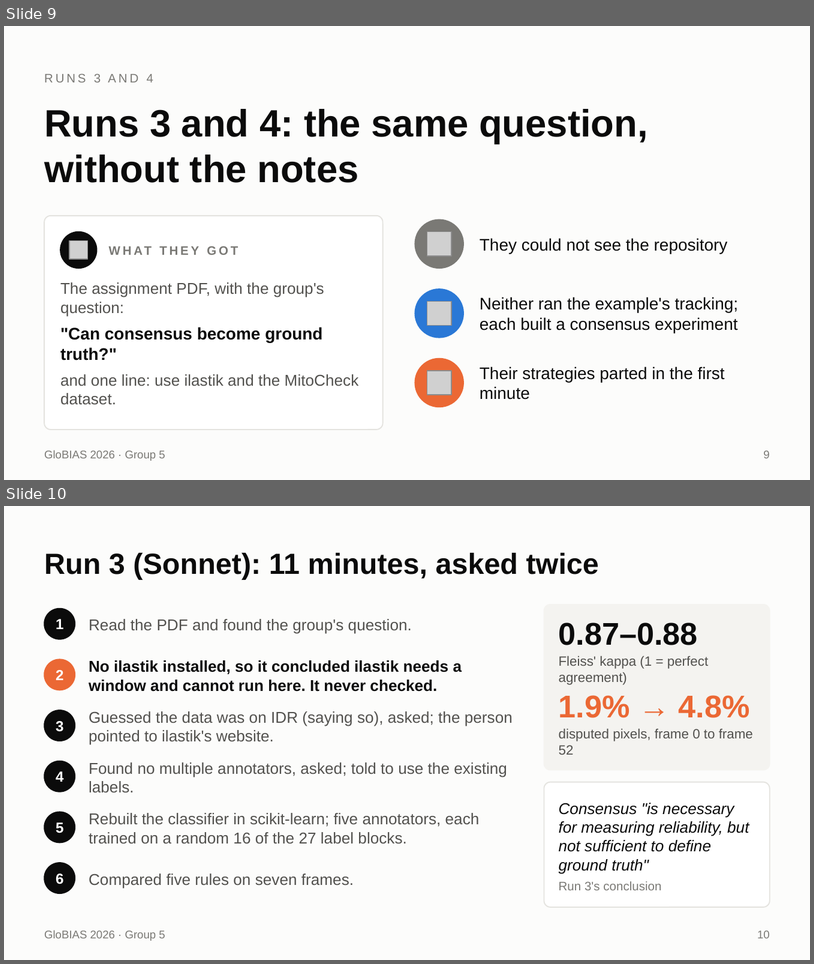
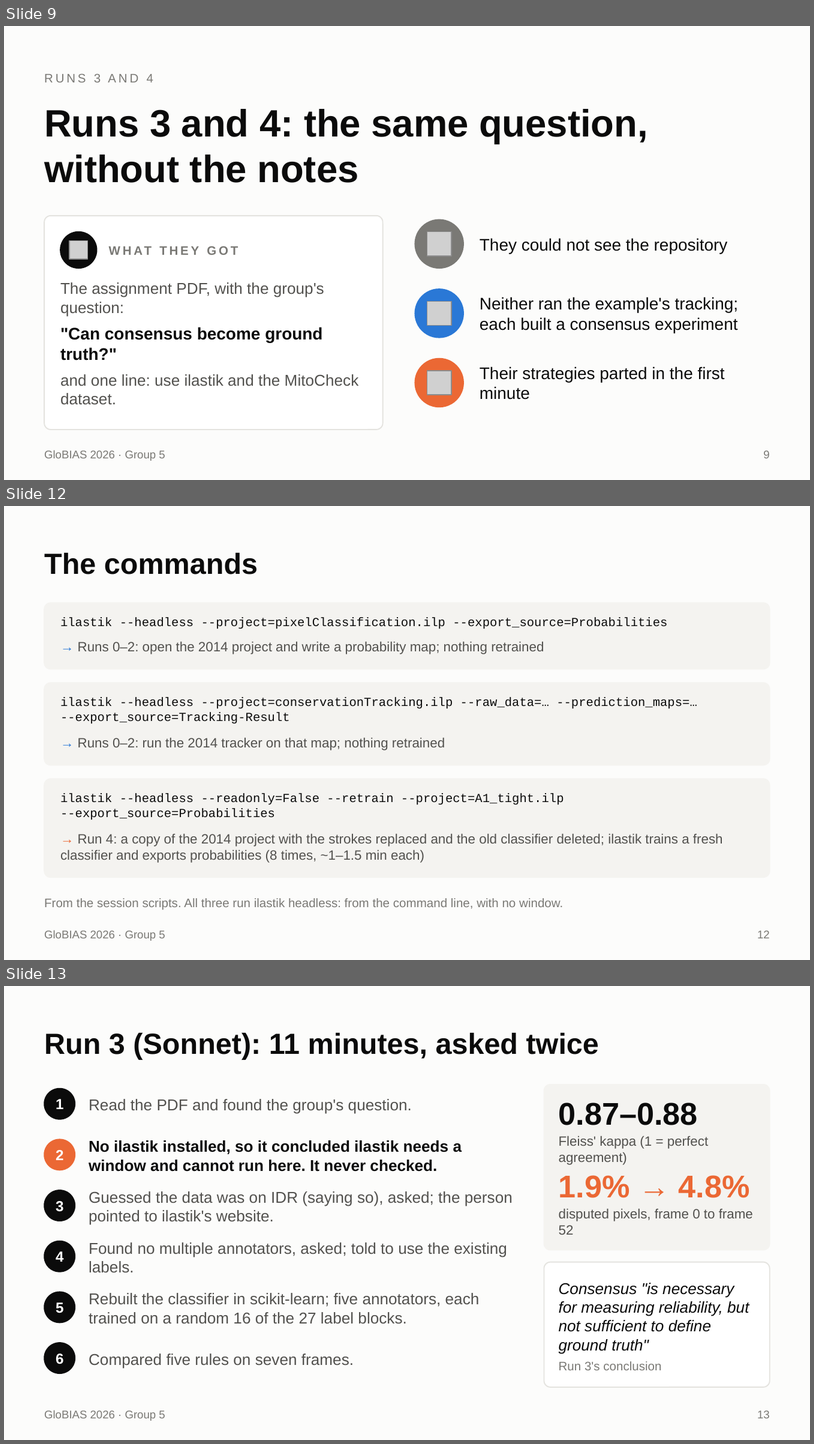
Before and after one commit to globias-2026-group5/globias-2026-group5.github.io, a slide deck: talk/ilastik-five-sessions-long.pptx. Shown one above the other, each under a label of ours: slides 9 and 10 before the commit, slides 9, 12 and 13 after it; the slides between them are not shown. The pictures are 814x964 and 814x1444 pixels, drawn with LibreOffice and Linux fonts; fonts in the diff are those of the drawing; grey boxes stand for pictures. Boxes give left, top, right and bottom in pixels: in the first picture for what was removed or moved away, otherwise in the second. Text is boxed around its words. In the diff, an @@ line names an element or a change of style, - is before the commit and + after.

```diff
--- a/talk/ilastik-five-sessions-long.pptx
+++ b/talk/ilastik-five-sessions-long.pptx
@@ slide 12 added at (x1=4, y1=506, x2=810, y2=960), background #FCFCFB; not listed: 1 template element that a slide beside it also shows @@
@@ title added at (x1=44, y1=553, x2=258, y2=574), 26 pt, text #0B0B0B, bold @@
+The commands
@@ rounded rectangle added at (x1=44, y1=603, x2=770, y2=669), fill #F4F3F0, outline #F4F3F0 1 pt @@
@@ text added at (x1=60, y1=618, x2=668, y2=629), 11 pt, text #0B0B0B @@
+ilastik --headless --project=pixelClassification.ilp --export_source=Probabilities
@@ text added at (x1=78, y1=642, x2=544, y2=654), 12 pt, text #52514E @@
+→ Runs 0–2: open the 2014 project and write a probability map; nothing retrained
@@ rounded rectangle added at (x1=44, y1=682, x2=770, y2=765), fill #F4F3F0, outline #F4F3F0 1 pt @@
@@ text added at (x1=60, y1=697, x2=698, y2=724), 11 pt, text #0B0B0B @@
+ilastik --headless --project=conservationTracking.ilp --raw_data=… --prediction_maps=…
+--export_source=Tracking-Result
@@ text added at (x1=78, y1=738, x2=445, y2=750), 12 pt, text #52514E @@
+→ Runs 0–2: run the 2014 tracker on that map; nothing retrained
@@ rounded rectangle added at (x1=44, y1=778, x2=770, y2=877), fill #F4F3F0, outline #F4F3F0 1 pt @@
@@ text added at (x1=60, y1=793, x2=564, y2=820), 11 pt, text #0B0B0B @@
+ilastik --headless --readonly=False --retrain --project=A1_tight.ilp
+--export_source=Probabilities
@@ text added at (x1=60, y1=834, x2=723, y2=862), 12 pt, text #52514E @@
+→ Run 4: a copy of the 2014 project with the strokes replaced and the old classifier deleted; ilastik trains a fresh classifier and exports probabilities (8 times, ~1–1.5 min each)
@@ text added at (x1=44, y1=898, x2=563, y2=909), 11 pt, text #7A7975 @@
+From the session scripts. All three run ilastik headless: from the command line, with no window.
@@ page number added at (x1=758, y1=930, x2=770, y2=938), 10 pt, text #7A7975 @@
+12
@@ what was slide 10 is now slide 13 @@
@@ page number at (x1=758, y1=1410, x2=770, y2=1418): text changed @@
-10
+13
```
Also in this commit, not shown: 1 slide changed, 3 other slides added, 1 slide removed, 10 other files.
